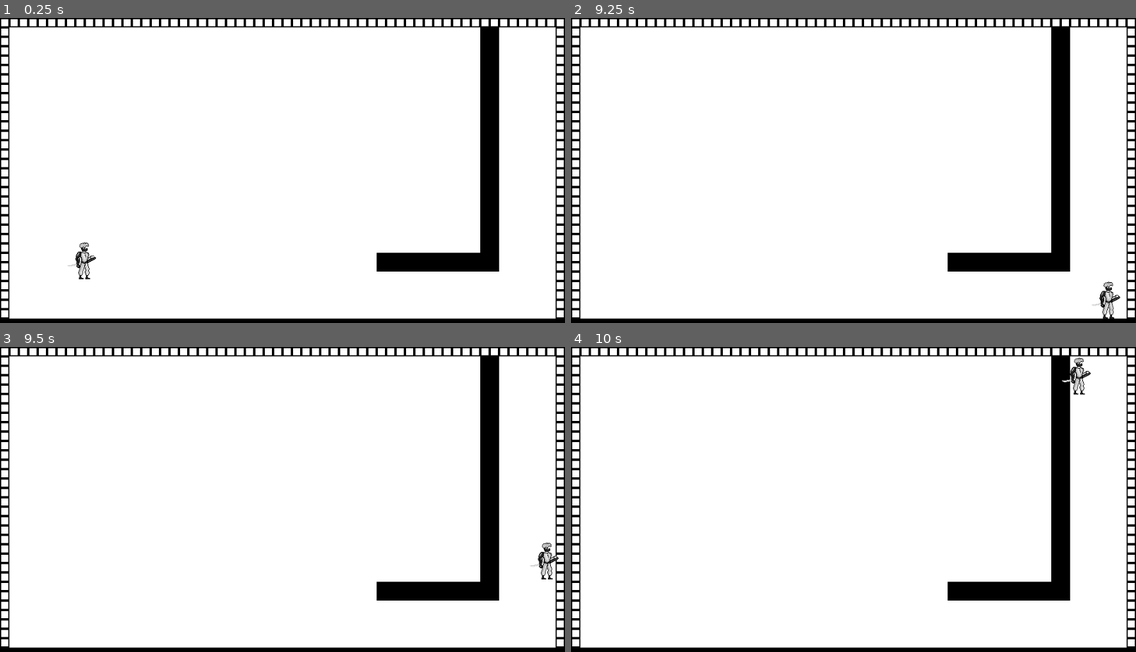
Above: before the commit, frames 1-4 (two rows, left to right).
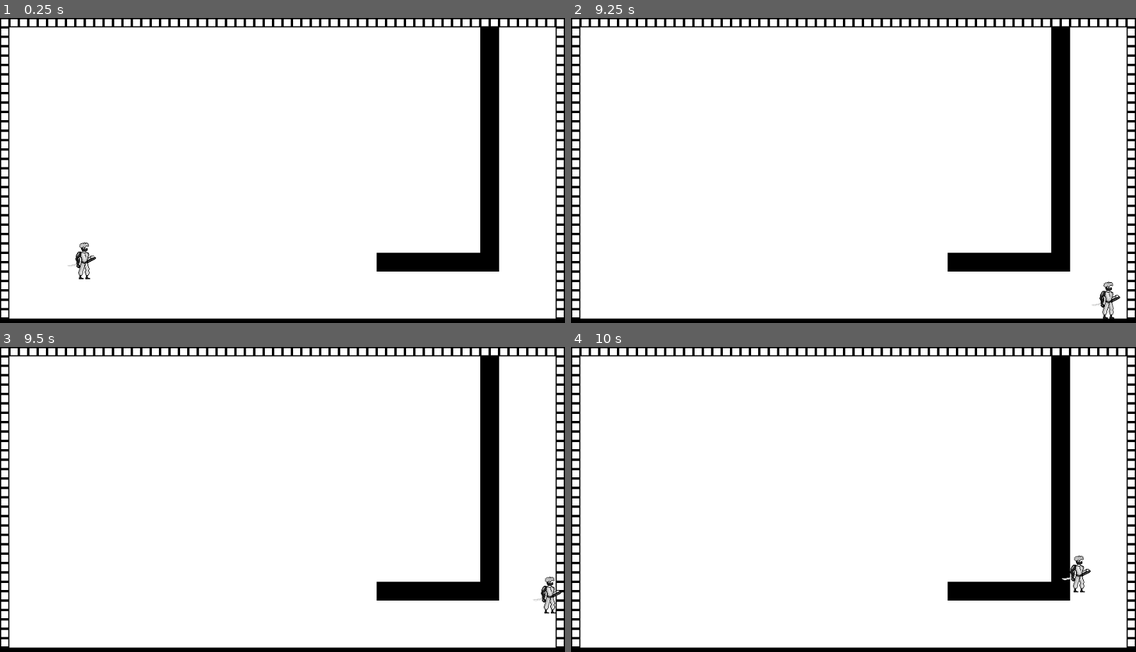
Above: after the commit, the same moments.

Repository: Dkoplik/Paint-it-Black
Game: Godot game, scene res://test_level.tscn
The game is run twice, just before and just after one commit, with the same random seed, the same clock (stepped at 60 frames per second) and the same inputs.
Inputs:
- Up to frame 1 (0.25 s): no input
- Up to frame 2 (9.25 s): hold Space (jump) 0.53-1.28 s; hold D (move_right) 0.53-2.03 s; tap Space (jump) at 1.35, 1.52, 1.82, 2.85, 3.02, 3.32, 4.35, 4.52, 4.82, 5.85, 6.02, 6.32, 7.35, 7.52, 7.82, 8.85, 9.02 s; hold A (move_left) 2.03-2.78 s; hold Space (jump) 2.03-2.78 s; hold D (move_right) 2.78-4.28 s; hold Space (jump) 3.53-4.28 s; hold A (move_left) 4.28-5.03 s; hold D (move_right) 5.03-5.78 s; hold Space (jump) 5.03-5.78 s; hold A (move_left) 5.78-7.28 s; hold Space (jump) 6.53-7.28 s; hold D (move_right) from 7.28 s (still down); hold Space (jump) 8.03-8.78 s
- Up to frame 3 (9.5 s): keep holding D (move_right); tap Space (jump) at 9.32 s
- Up to frame 4 (10 s): release D (move_right) at 9.53 s; hold A (move_left) from 9.53 s (still down); hold Space (jump) from 9.53 s (still down)

Frames 1-2 are identical in both runs. In frame 3, 0.5% of the frame differs, in the area x 93-100%, y 63-88%; in frame 4, 0.5%, in the area x 86-92%, y 3-81%.

Commit message:
Пофиксил длинный прыжок из угла в сторону
Сделал elif, вместо if. из-за чего условия выполнялись одновременно и прыжок получался длинным.

Diff:
--- a/Paint-it-Black/basic_character_movement.gd
+++ b/Paint-it-Black/basic_character_movement.gd
@@ -57,7 +57,7 @@
 
 
 ## вычисляет, и ограничивает скорость
-## direction - вектор движения персонажа
+## direction - вектор движения персонажа (-1/1)
 func _speed(direction: Vector2) -> float:
 	var velocity = character_body.velocity.x # текущая скорость персонажа по х
 	velocity += movement_data.movement_acceleration * direction.x * _current_delta
--- a/Paint-it-Black/player/resources/player_movement_data.tres
+++ b/Paint-it-Black/player/resources/player_movement_data.tres
@@ -5,7 +5,7 @@
 [resource]
 script = ExtResource("1_p5kl5")
 jump_speed = 200.0
-jump_angle = 20.0
+jump_angle = 80.0
 sliding_acceleration = 100.0
 max_sliding_speed = 20.0
 movement_acceleration = 600.0
--- a/Paint-it-Black/player/scripts/player_movement.gd
+++ b/Paint-it-Black/player/scripts/player_movement.gd
@@ -44,7 +44,7 @@
 	if character_body.is_on_floor(): # простой прыжок
 		_is_started_jump = true
 		character_body.velocity.y -= movement_data.jump_speed
-	if character_body.is_on_wall(): # прыжок от стены
+	elif character_body.is_on_wall(): # прыжок от стены
 		_is_started_jump = true
 		var wall_position = character_body.get_wall_normal()
 		var jump_direction =\
